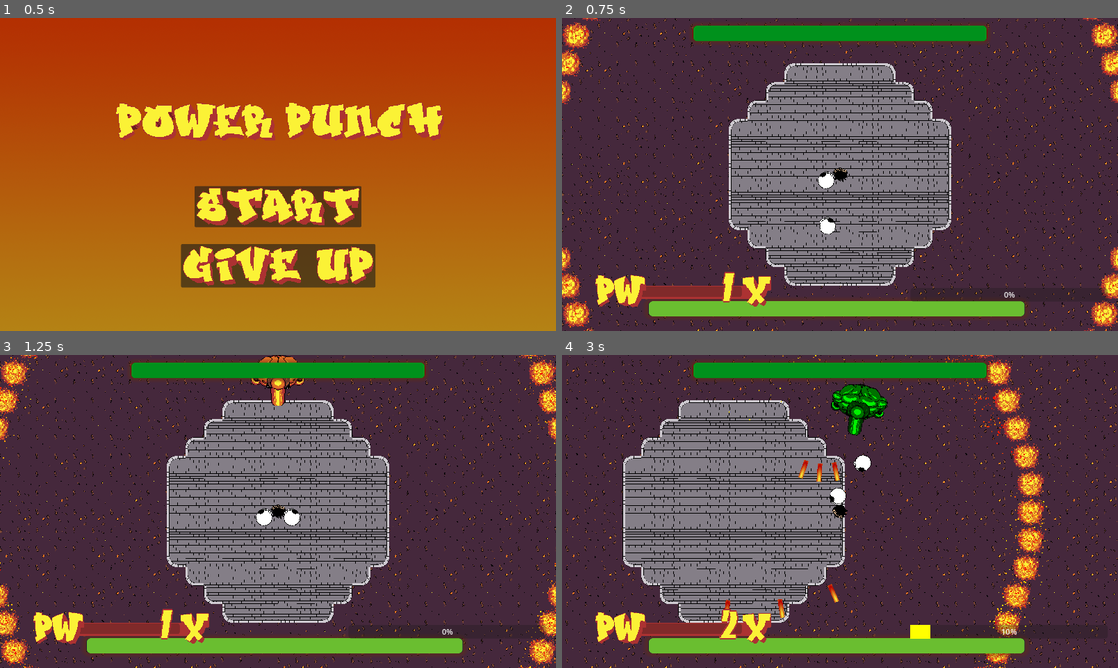
Above: before the commit, frames 1-4 (two rows, left to right).
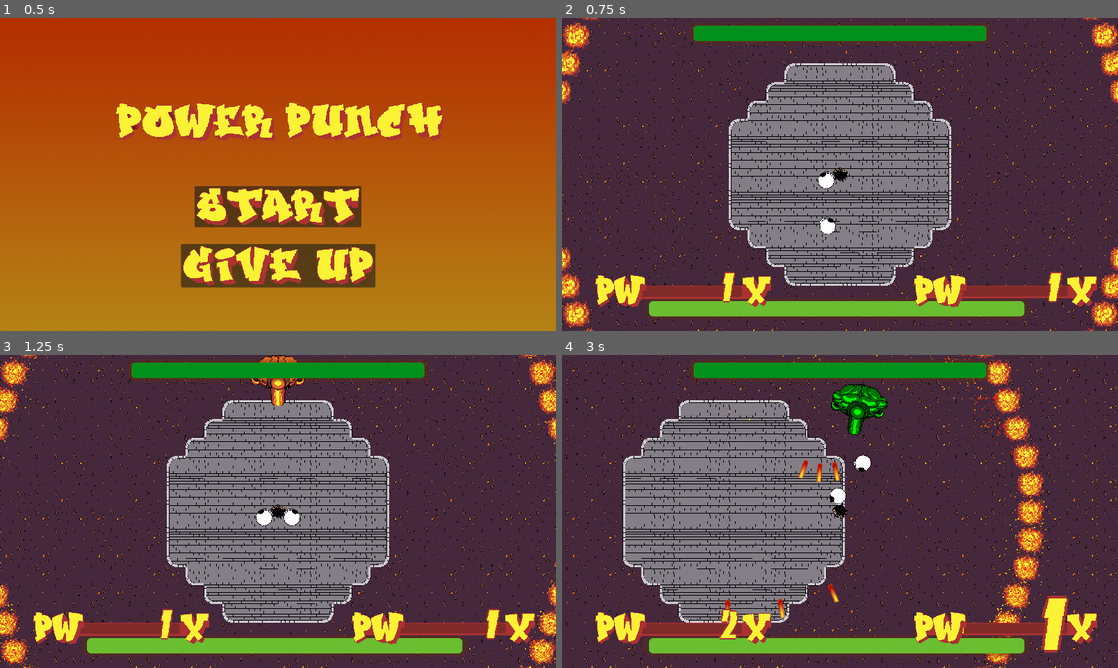
Above: after the commit, the same moments.

Repository: czarekdupa/BigMode-Game
Game: Godot game, scene res://Levels/MainMenu/MainMenu.tscn
Same seed, same stepped clock (60 frames per second), same inputs: the game is played once before the commit and once after it. The engine's default icon, where the game draws it, is replaced by a stand-in: a white triangle on a blue panel in a dark square.
Inputs (mouse positions are in pixels of both pictures, inside the frame that each line leads up to):
- Up to frame 1 (0.5 s): no input
- Up to frame 2 (0.75 s): click (840, 205) at 0.5 s
- Up to frame 3 (1.25 s): no input
- Up to frame 4 (3 s): tap Enter at 1.25 s; move the mouse to (962, 495) at 1.27 s; hold D (right) 1.28-2 s; right-click (962, 495) at 1.35 s; click (962, 495) at 1.42 s; drag from (728, 527) to (1051, 483) at 2.02 s; move the mouse to (895, 442) at 2.77 s; hold D (right) from 2.78 s (still down); right-click (895, 442) at 2.85 s

Frame 1 is identical in both runs. In frame 2, 2.1% of the frame differs, in the area x 63-99%, y 81-93%; in frame 3, 2.1%; in frame 4, 2.5%, in the area x 62-97%, y 76-96%.

Commit message:
right power meter styling added

Diff:
--- a/project-power/Player/player.gd
+++ b/project-power/Player/player.gd
@@ -37,7 +37,7 @@
 
 func _ready() -> void:
 	$CanvasLayer/Left_Meter/l_progressBar.max_value = max_power
-	$CanvasLayer/r_progressBar2.max_value = max_power
+	$CanvasLayer/Right_Meter/r_progressBar2.max_value = max_power
 	health_bar.max_value = hp
 	health_bar.value = hp
 
@@ -53,7 +53,7 @@
 
 	look_at(get_global_mouse_position())
 
-	$CanvasLayer/r_progressBar2.value = right_power
+	$CanvasLayer/Right_Meter/r_progressBar2.value = right_power
 	$CanvasLayer/Left_Meter/l_progressBar.value = left_power
 
 	if Input.is_action_just_pressed("right_click"):
@@ -95,8 +95,21 @@
 
 
 func start_right_power_gain():
+	var current_threshold = 0
 	while is_charging && right_power < max_power:
 		right_power += power_gain_amount
+		if right_power >= first_power_threshold && current_threshold == 0:
+			current_threshold = 1
+			$CanvasLayer/Right_Meter/AnimationPlayer.play("power_meter_number_1_enter_anim")
+		if right_power >= second_power_threshold && current_threshold == 1:
+			current_threshold = 2
+			$CanvasLayer/Right_Meter/AnimationPlayer.play("power_meter_number_2_enter_anim")
+		if right_power >= third_power_threshold && current_threshold == 2:
+			current_threshold = 3
+			$CanvasLayer/Right_Meter/AnimationPlayer.play("power_meter_number_3_enter_anim")
+		if right_power >= forth_power_threshold && current_threshold == 3:
+			current_threshold = 4
+			$CanvasLayer/Right_Meter/AnimationPlayer.play("power_Meter_number_4_enter_anim")
 		await get_tree().create_timer(power_gain_speed).timeout
 
 func start_left_power_gain():
--- a/project-power/Player/player.tscn
+++ b/project-power/Player/player.tscn
@@ -141,6 +141,61 @@
 [sub_resource type="StyleBoxFlat" id="StyleBoxFlat_iytym"]
 bg_color = Color(1, 1, 0, 1)
 
+[sub_resource type="Animation" id="Animation_3vgjn"]
+length = 0.001
+tracks/0/type = "value"
+tracks/0/imported = false
+tracks/0/enabled = true
+tracks/0/path = NodePath(".:scale")
+tracks/0/interp = 1
+tracks/0/loop_wrap = true
+tracks/0/keys = {
+"times": PackedFloat32Array(0),
+"transitions": PackedFloat32Array(1),
+"update": 0,
+"values": [Vector2(1, 1)]
+}
+tracks/1/type = "value"
+tracks/1/imported = false
+tracks/1/enabled = true
+tracks/1/path = NodePath(".:frame")
+tracks/1/interp = 1
+tracks/1/loop_wrap = true
+tracks/1/keys = {
+"times": PackedFloat32Array(0),
+"transitions": PackedFloat32Array(1),
+"update": 1,
+"values": [0]
+}
+
+[sub_resource type="Animation" id="Animation_da0tw"]
+resource_name = "power_Meter_number_4_enter_anim"
+length = 0.2
+tracks/0/type = "value"
+tracks/0/imported = false
+tracks/0/enabled = true
+tracks/0/path = NodePath(".:scale")
+tracks/0/interp = 1
+tracks/0/loop_wrap = true
+tracks/0/keys = {
+"times": PackedFloat32Array(0, 0.1, 0.2),
+"transitions": PackedFloat32Array(0.164939, 1, 1),
+"update": 0,
+"values": [Vector2(0, 0), Vector2(2, 2), Vector2(1, 1)]
+}
+tracks/1/type = "value"
+tracks/1/imported = false
+tracks/1/enabled = true
+tracks/1/path = NodePath(".:frame")
+tracks/1/interp = 1
+tracks/1/loop_wrap = true
+tracks/1/keys = {
+"times": PackedFloat32Array(0),
+"transitions": PackedFloat32Array(1),
+"update": 1,
+"values": [3]
+}
+
 [sub_resource type="Animation" id="Animation_p101j"]
 resource_name = "power_meter_number_1_enter_anim"
 length = 0.2
@@ -169,33 +224,6 @@
 "values": [0]
 }
 
-[sub_resource type="Animation" id="Animation_3vgjn"]
-length = 0.001
-tracks/0/type = "value"
-tracks/0/imported = false
-tracks/0/enabled = true
-tracks/0/path = NodePath(".:scale")
-tracks/0/interp = 1
-tracks/0/loop_wrap = true
-tracks/0/keys = {
-"times": PackedFloat32Array(0),
-"transitions": PackedFloat32Array(1),
-"update": 0,
-"values": [Vector2(1, 1)]
-}
-tracks/1/type = "value"
-tracks/1/imported = false
-tracks/1/enabled = true
-tracks/1/path = NodePath(".:frame")
-tracks/1/interp = 1
-tracks/1/loop_wrap = true
-tracks/1/keys = {
-"times": PackedFloat32Array(0),
-"transitions": PackedFloat32Array(1),
-"update": 1,
-"values": [0]
-}
-
 [sub_resource type="Animation" id="Animation_kcty4"]
 resource_name = "power_meter_number_2_enter_anim"
 length = 0.2
@@ -250,34 +278,6 @@
 "transitions": PackedFloat32Array(1),
 "update": 1,
 "values": [2]
-}
-
-[sub_resource type="Animation" id="Animation_da0tw"]
-resource_name = "power_Meter_number_4_enter_anim"
-length = 0.2
-tracks/0/type = "value"
-tracks/0/imported = false
-tracks/0/enabled = true
-tracks/0/path = NodePath(".:scale")
-tracks/0/interp = 1
-tracks/0/loop_wrap = true
-tracks/0/keys = {
-"times": PackedFloat32Array(0, 0.1, 0.2),
-"transitions": PackedFloat32Array(0.164939, 1, 1),
-"update": 0,
-"values": [Vector2(0, 0), Vector2(2, 2), Vector2(1, 1)]
-}
-tracks/1/type = "value"
-tracks/1/imported = false
-tracks/1/enabled = true
-tracks/1/path = NodePath(".:frame")
-tracks/1/interp = 1
-tracks/1/loop_wrap = true
-tracks/1/keys = {
-"times": PackedFloat32Array(0),
-"transitions": PackedFloat32Array(1),
-"update": 1,
-"values": [3]
 }
 
 [sub_resource type="AnimationLibrary" id="AnimationLibrary_kkcvk"]
@@ -668,12 +668,38 @@
 "": SubResource("AnimationLibrary_kkcvk")
 }
 
-[node name="r_progressBar2" type="ProgressBar" parent="CanvasLayer"]
-offset_left = 722.0
-offset_top = 559.0
-offset_right = 1131.0
-offset_bottom = 586.0
+[node name="Right_Meter" type="Node2D" parent="CanvasLayer"]
+position = Vector2(722, 559)
+
+[node name="Sprite2D2" type="Sprite2D" parent="CanvasLayer/Right_Meter"]
+position = Vector2(173, 4.99997)
+scale = Vector2(0.84, 0.84)
+texture = ExtResource("6_hybua")
+
+[node name="r_progressBar2" type="ProgressBar" parent="CanvasLayer/Right_Meter"]
+offset_left = 87.0
+offset_top = -3.0
+offset_right = 496.0
+offset_bottom = 24.0
+scale = Vector2(0.583295, 0.759998)
 theme_override_styles/fill = SubResource("StyleBoxFlat_lnb1h")
+show_percentage = false
+
+[node name="Sprite2D" type="Sprite2D" parent="CanvasLayer/Right_Meter"]
+position = Vector2(197, 6)
+scale = Vector2(0.77, 0.84)
+texture = ExtResource("7_5oywg")
+
+[node name="Numbers" type="Sprite2D" parent="CanvasLayer/Right_Meter"]
+position = Vector2(299, -2)
+texture = ExtResource("8_60chk")
+hframes = 4
+
+[node name="AnimationPlayer" type="AnimationPlayer" parent="CanvasLayer/Right_Meter"]
+root_node = NodePath("../Numbers")
+libraries = {
+"": SubResource("AnimationLibrary_kkcvk")
+}
 
 [node name="GameOverCanvas" type="CanvasLayer" parent="."]
 visible = false
